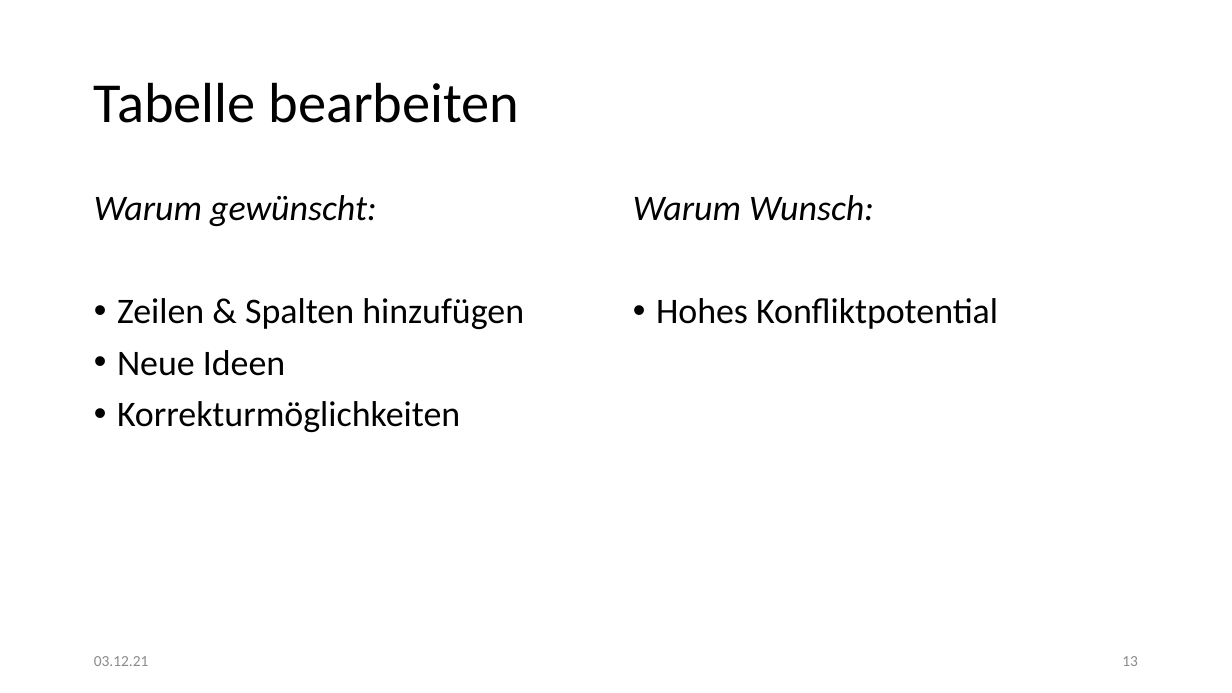
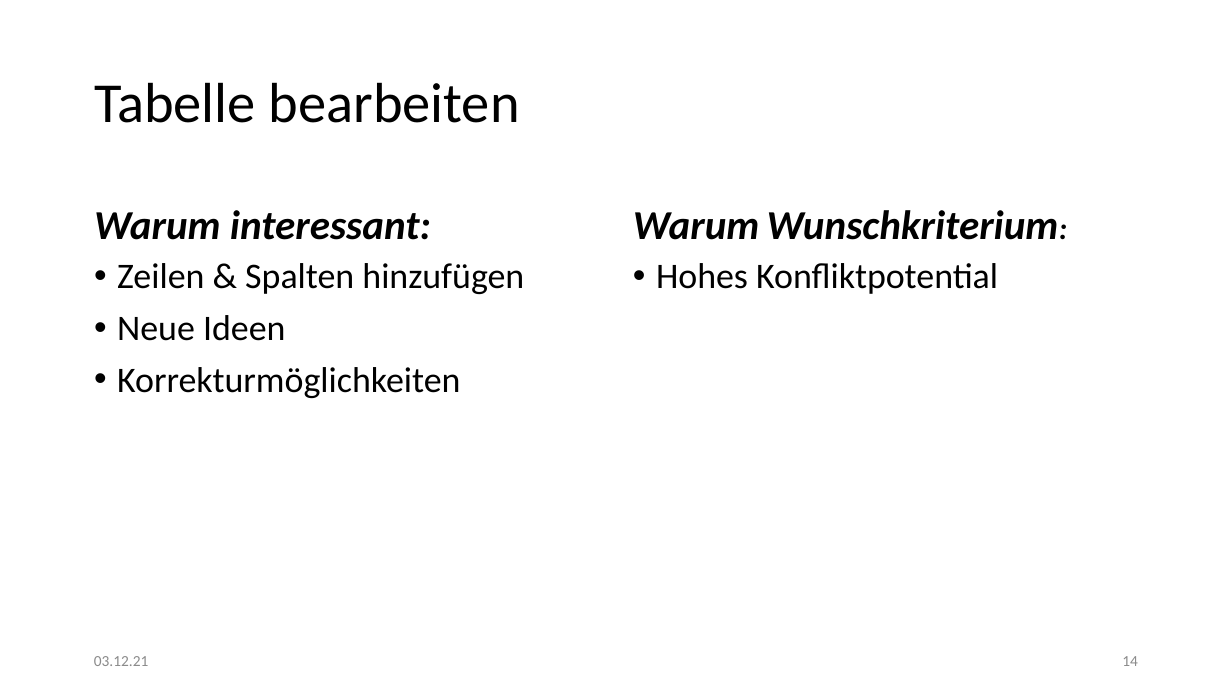
Before and after one commit to kittyahy/PSEAppGruppe2, a slide deck: slide 14 of Praesentationen/01-Definitionsphase/Präsentation.pptx (slide 13 before the commit). Drawn at 1232x693 pixels with LibreOffice and Linux fonts; fonts in the diff are those of the drawing. Boxes give left, top, right and bottom in pixels: in the first picture for what was removed or moved away, otherwise in the second. Text is boxed around its words. In the diff, an @@ line names an element or a change of style, - is before the commit and + after.

```diff
--- a/Praesentationen/01-Definitionsphase/Präsentation.pptx
+++ b/Praesentationen/01-Definitionsphase/Präsentation.pptx
@@ text at (94,195,377,226): paragraph removed @@
-Warum gewünscht:
@@ text at (633,195,874,221): paragraph removed @@
-Warum Wunsch:
@@ text added at (94,210,431,240), 32 pt, text #000000, bold, italic @@
+Warum interessant:
@@ text added at (633,210,1059,240), 32 pt, text #000000, bold, italic @@
+Warum Wunschkriterium:
@@ text "Zeilen & Spalten hinzufügen": place and size @@
-text "Zeilen & Spalten hinzufügen" at (94,195,524,432)
+text "Zeilen & Spalten hinzufügen" at (117,263,524,398)
@@ text "Hohes Konfliktpotential": place and size @@
-text "Hohes Konfliktpotential" at (633,195,998,329)
+text "Hohes Konfliktpotential" at (656,263,998,294)
@@ page number at (1122,656,1138,666): text changed @@
-13
+14
```
Also in this commit, not shown: 5 other slides changed, 2 slides added.
